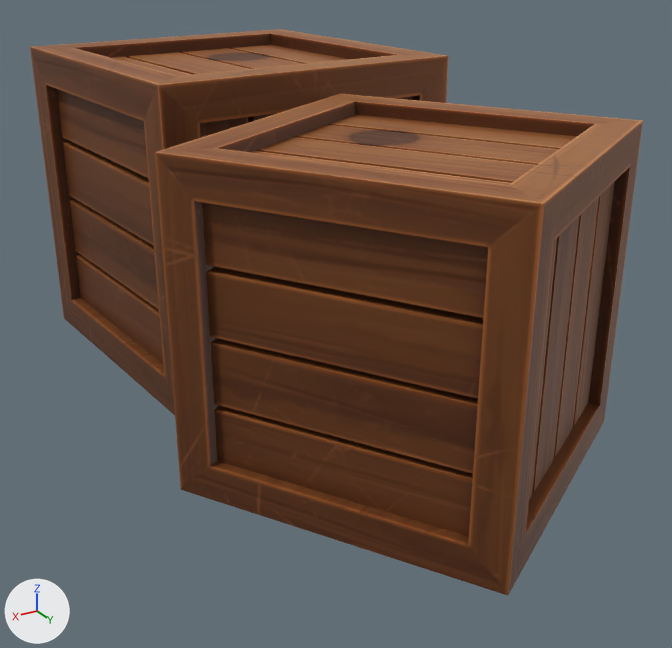
Renders of the FBX model Assets/Assets/Aldeia/Interior/Caixas/Caixas.fbx from each side of a commit.
Before and after are seen from a 50 mm camera at (57.479, -83.417, 1.058) aimed at (56.541, -84.98, 0.277). The lights are fixed; the arrows at lower left show +X, +Y and +Z. Where no turn or scale is listed for an object, it has been applied to the vertices.

Names of what the first picture shows: 'Caixa1'.
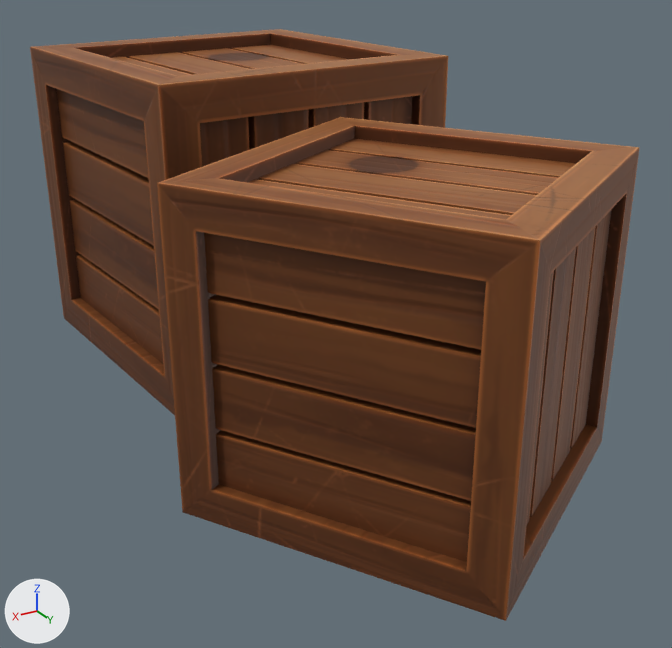
The newer file is also rescaled (x1.175), turned or shifted as a whole; pictures and numbers use the older file's frame.

Changed parts and their boxes (x1, y1, x2, y2) in the pictures (672 x 648 px; the box of a moved part takes in the faces that stretch with it):
'Caixa1', reshaped: before (30, 29, 643, 595); after (30, 29, 640, 621)
part 1 of me_cube_062, moved or reshaped: before (155, 94, 643, 595); after (157, 117, 640, 621)
part 2 of me_cube_062, moved or reshaped: before (251, 151, 511, 185); after (247, 179, 511, 219)
part 3 of me_cube_062, moved or reshaped: before (258, 137, 536, 183); after (259, 164, 536, 215)
part 4 of me_cube_062, moved or reshaped: before (296, 125, 559, 165); after (296, 150, 558, 195)
part 5 of me_cube_062, moved or reshaped: before (329, 114, 577, 149); after (329, 139, 576, 178)
part 6 of me_cube_062, moved or reshaped: before (532, 217, 579, 493); after (530, 248, 576, 517)
part 7 of me_cube_062, moved or reshaped: before (554, 197, 599, 457); after (551, 228, 595, 481)
part 8 of me_cube_062, moved or reshaped: before (573, 182, 615, 426); after (570, 210, 611, 449)
part 9 of me_cube_062, moved or reshaped: before (202, 202, 488, 318); after (204, 233, 486, 350)
part 10 of me_cube_062, moved or reshaped: before (206, 266, 483, 399); after (208, 295, 481, 428)
part 11 of me_cube_062, moved or reshaped: before (210, 338, 478, 474); after (212, 365, 476, 501)
part 12 of me_cube_062, moved or reshaped: before (214, 406, 473, 536); after (216, 430, 471, 562)

What changed in the scene script:
```text
Change me_cube_062:
    where me_cube_062.from_pydata(...)  # 496 vertices, 264 faces; spans x 56.14..56.98, y -85.87..-84.26, z 0.07..0.78
    used by ob_caixa1; location = (0.0, 0.0, 0.0)
    me_cube_062 part 1: the loose piece of 56 vertices spanning x 56.14..56.98, y -85.11..-84.26, z 0.12..0.73 is moved by (0.0, 0.0, -0.05)
    me_cube_062 part 2: the loose piece of 8 vertices spanning x 56.54..56.9, y -84.83..-84.34, z 0.68..0.71 is moved by (0.0, 0.0, -0.05)
    me_cube_062 part 3: the loose piece of 8 vertices spanning x 56.44..56.79, y -84.9..-84.41, z 0.68..0.71 is moved by (0.0, 0.0, -0.05)
    me_cube_062 part 4: the loose piece of 8 vertices spanning x 56.33..56.69, y -84.96..-84.47, z 0.68..0.71 is moved by (0.0, 0.0, -0.05)
    me_cube_062 part 5: the loose piece of 8 vertices spanning x 56.22..56.58, y -85.03..-84.54, z 0.68..0.71 is moved by (0.0, 0.0, -0.05)
    me_cube_062 part 6: the loose piece of 8 vertices spanning x 56.42..56.53, y -84.46..-84.38, z 0.17..0.67 is moved by (0.0, 0.0, -0.05)
    me_cube_062 part 7: the loose piece of 8 vertices spanning x 56.31..56.42, y -84.53..-84.44, z 0.17..0.67 is moved by (0.0, 0.0, -0.05)
    me_cube_062 part 8: the loose piece of 8 vertices spanning x 56.2..56.32, y -84.59..-84.51, z 0.17..0.67 is moved by (0.0, 0.0, -0.05)
    me_cube_062 part 9: the loose piece of 8 vertices spanning x 56.65..56.94, y -84.77..-84.32, z 0.55..0.67 is moved by (0.0, 0.0, -0.05)
    me_cube_062 part 10: the loose piece of 8 vertices spanning x 56.65..56.94, y -84.77..-84.32, z 0.43..0.54 is moved by (0.0, 0.0, -0.05)
    me_cube_062 part 11: the loose piece of 8 vertices spanning x 56.65..56.94, y -84.77..-84.32, z 0.3..0.42 is moved by (0.0, 0.0, -0.05)
    me_cube_062 part 12: 8 of 496 vertices moved; they spanned x 56.65..56.94, y -84.77..-84.32, z 0.17..0.29 and now span x 56.65..56.94, y -84.77..-84.32, z 0.13..0.24; mean shift (0.0, 0.0, -0.05); largest move (56.91, -84.77, 0.29) -> (56.91, -84.77, 0.24)
```
